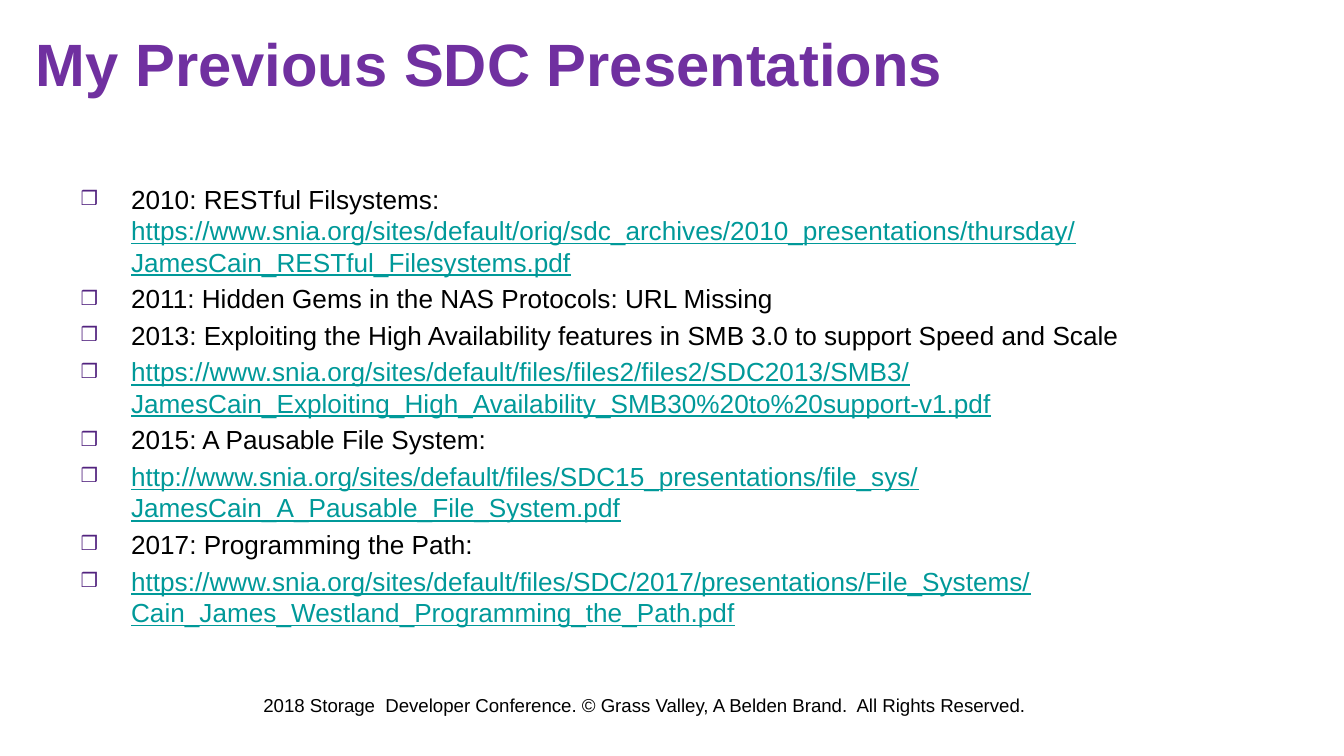
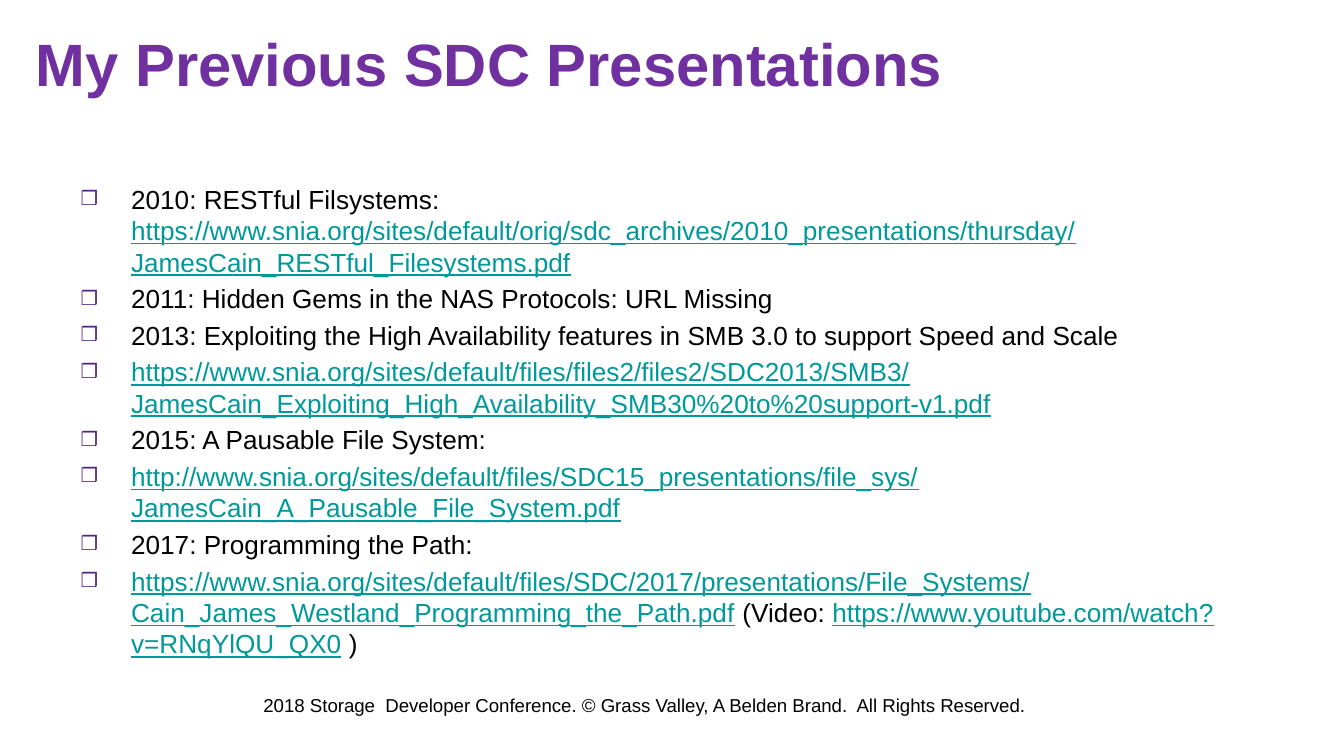
Before and after one commit to DrJWCain/VFS, a slide deck: slide 3 of SNIA SDC 2018.pptx. Drawn at 1344x756 pixels with LibreOffice and Linux fonts; fonts in the diff are those of the drawing; background and template pictures are left out. Boxes give left, top, right and bottom in pixels: in the first picture for what was removed or moved away, otherwise in the second. Text is boxed around its words. In the diff, an @@ line names an element or a change of style, - is before the commit and + after.

Commit message:
more work on slides

```diff
--- a/SNIA SDC 2018.pptx
+++ b/SNIA SDC 2018.pptx
@@ text at (131, 572, 1213, 659): text changed @@
-❒ https://www.snia.org/sites/default/files/SDC/2017/presentations/File_Systems/Cain_James_Westland_Programming_the_Path.pdf
+❒ https://www.snia.org/sites/default/files/SDC/2017/presentations/File_Systems/Cain_James_Westland_Programming_the_Path.pdf (Video: https://www.youtube.com/watch?v=RNqYlQU_QX0 )
```
Also in this commit, not shown: 3 other slides changed, 1 other file.
